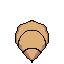
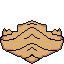
Layer changes from the first 64x64 image to the second:
added layer "Layer 21" in group "Body" over [0, 20, 64, 64]
hid "Body (1)" over [0, 20, 64, 64]
